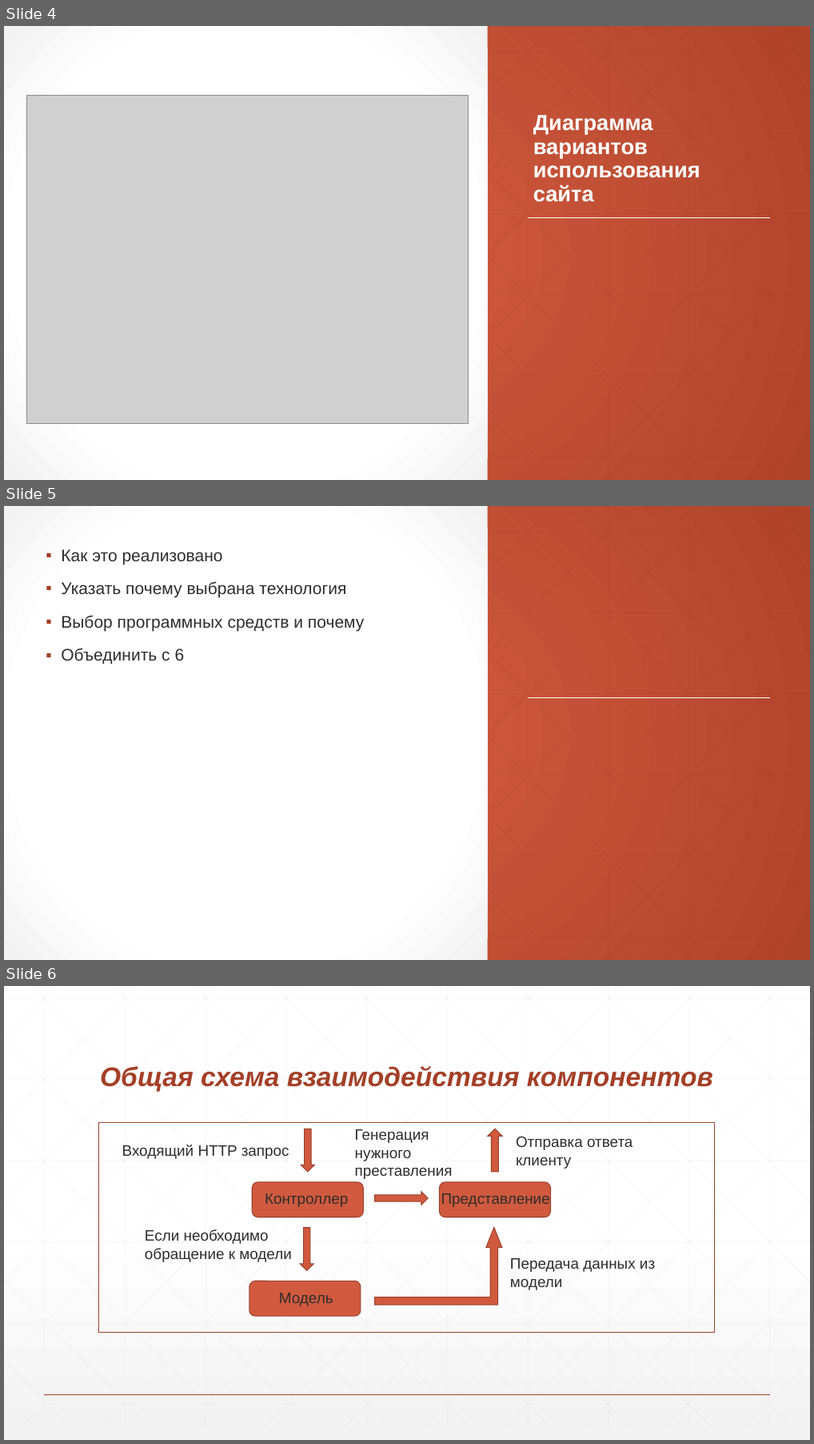
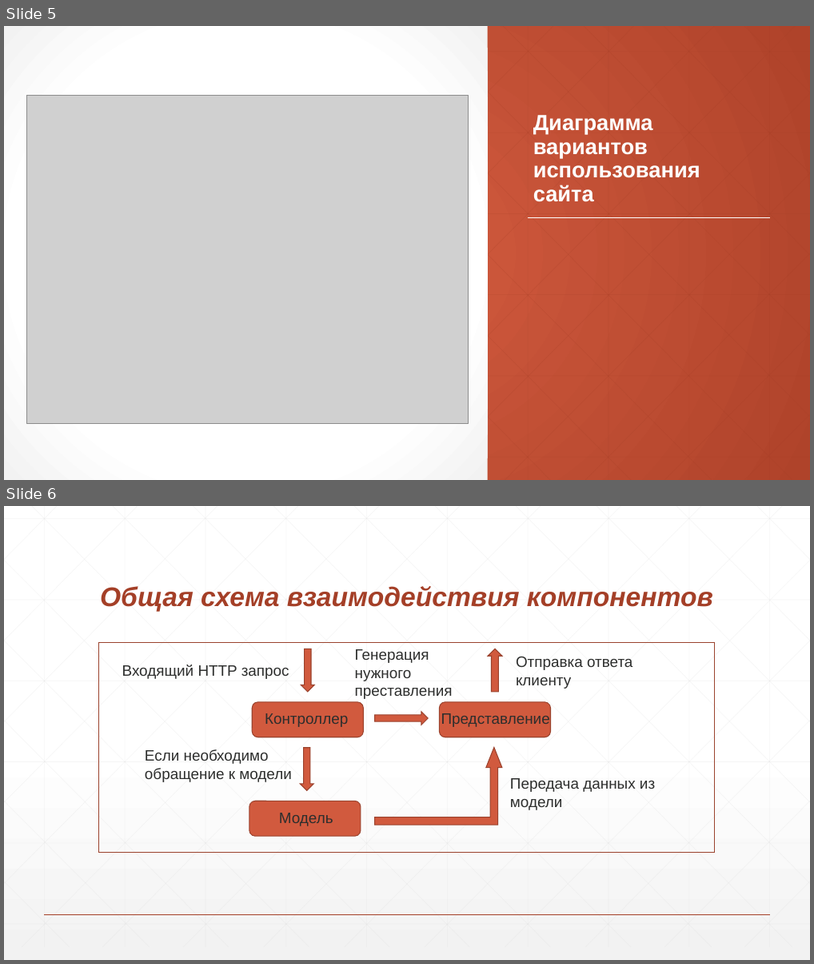
Before and after one commit to DanilaShushkanov/Site22, a slide deck: Диплом_през.pptx. Shown one above the other, each under a label of ours: slides 4, 5 and 6 before the commit, slides 5 and 6 after it. The pictures are 814x1444 and 814x964 pixels, drawn with LibreOffice and Linux fonts; fonts in the diff are those of the drawing; grey boxes stand for pictures. Boxes give left, top, right and bottom in pixels: in the first picture for what was removed or moved away, otherwise in the second. Text is boxed around its words. In the diff, an @@ line names an element or a change of style, - is before the commit and + after.

```diff
--- a/Диплом_през.pptx
+++ b/Диплом_през.pptx
@@ slide 5 removed at bbox=[4, 506, 810, 960], background gradient #D15A3E to #AF432A; not listed: 48 template elements that a slide beside it also shows @@
@@ text removed at bbox=[61, 549, 364, 664] @@
-▪ Как это реализовано
-▪ Указать почему выбрана технология
-▪ Выбор программных средств и почему
-▪ Объединить с 6
@@ what was slide 4 is now slide 5 @@
```
Also in this commit, not shown: 7 slides changed, 2 slides added, 1 other slide removed, 24 other files.
